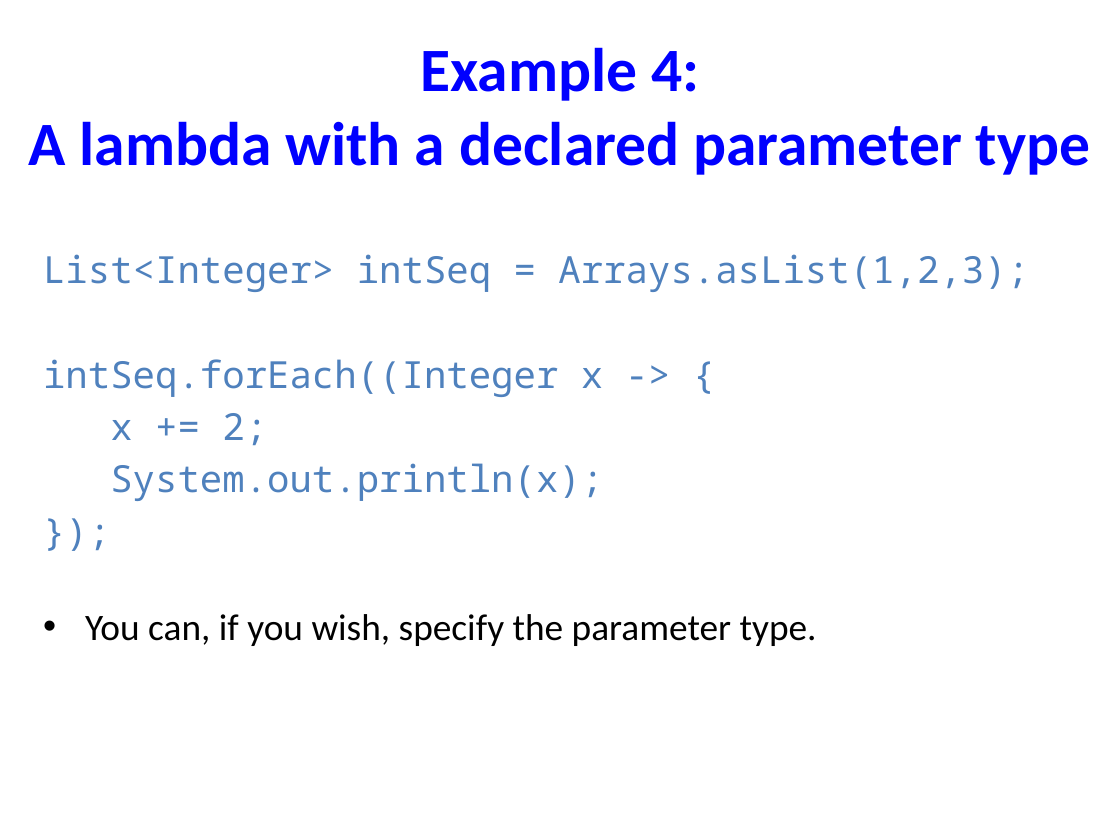
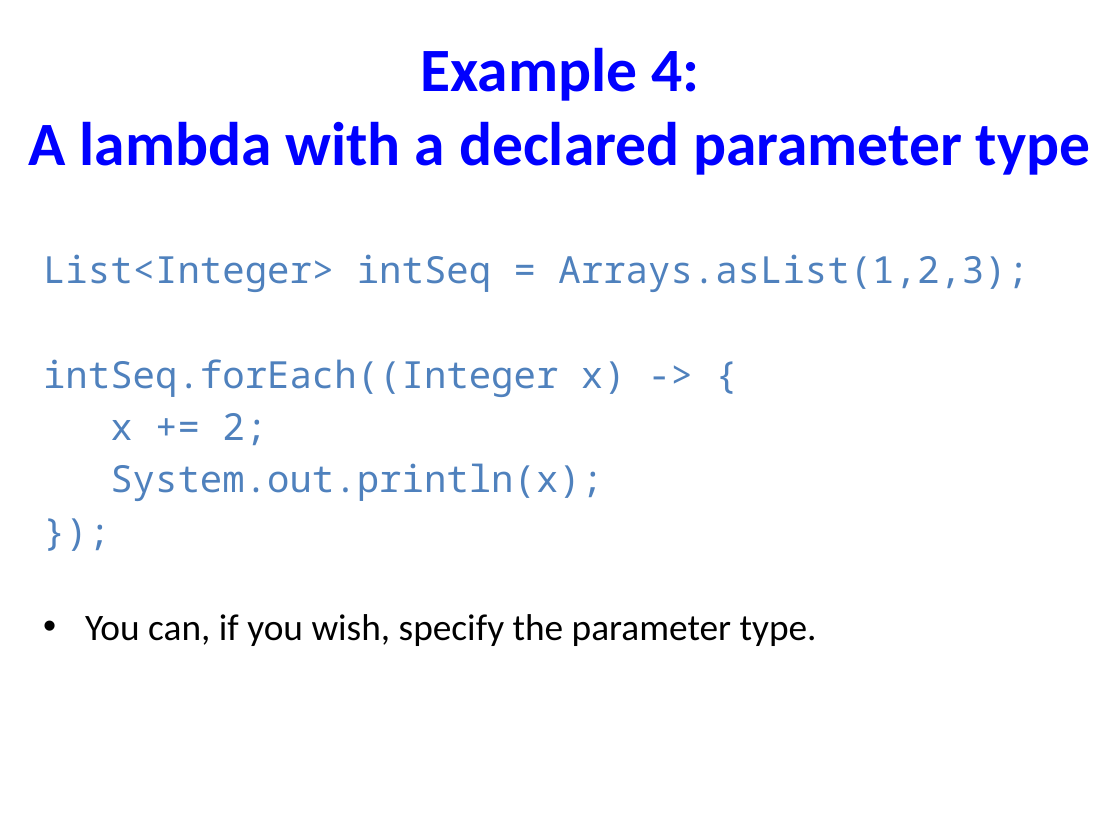
Before and after one commit to durgaforu/ustglobal-usa-java8, a slide deck: slide 15 of PPTS and Books/Java-8 Functional Programing and Lamda's.pptx. Drawn at 1120x840 pixels with LibreOffice and Linux fonts; fonts in the diff are those of the drawing. Boxes give left, top, right and bottom in pixels: in the first picture for what was removed or moved away, otherwise in the second. Text is boxed around its words. In the diff, an @@ line names an element or a change of style, - is before the commit and + after.

Commit message:
java8 Lambda Day -2 files  added

```diff
--- a/PPTS and Books/Java-8 Functional Programing and Lamda's.pptx
+++ b/PPTS and Books/Java-8 Functional Programing and Lamda's.pptx
@@ text at bbox=[43, 359, 626, 397]: text changed @@
-intSeq.forEach((Integer x -> {
+intSeq.forEach((Integer x) -> {
```
Also in this commit, not shown: 1 other slide changed, 17 other files.
